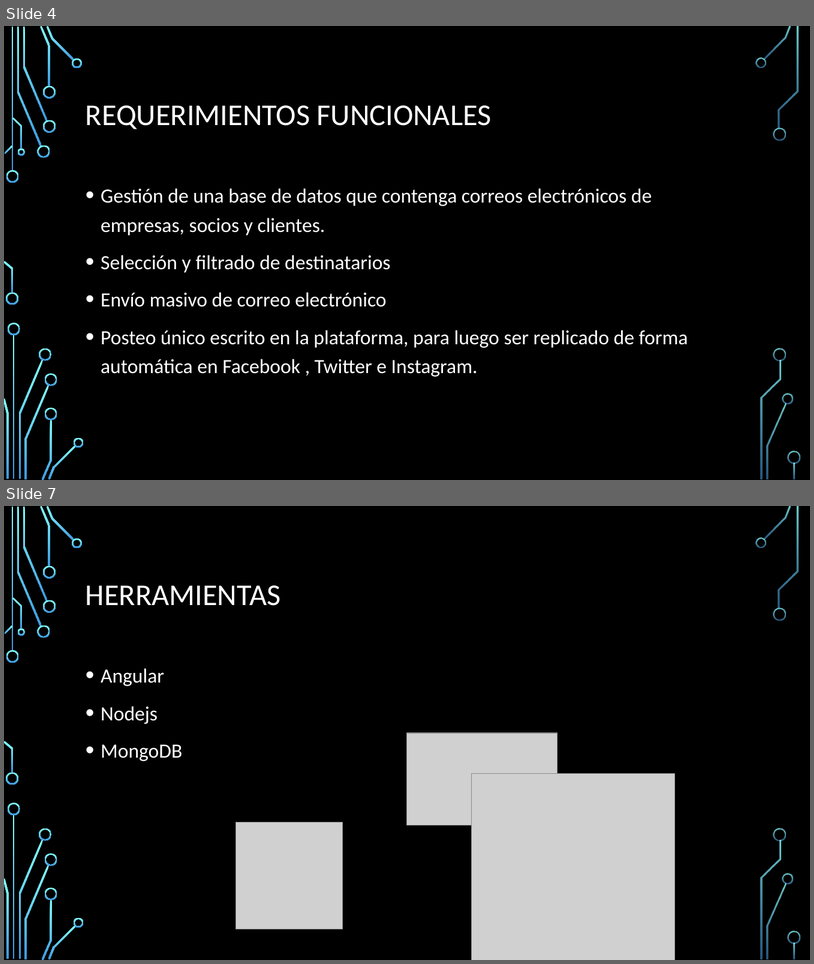
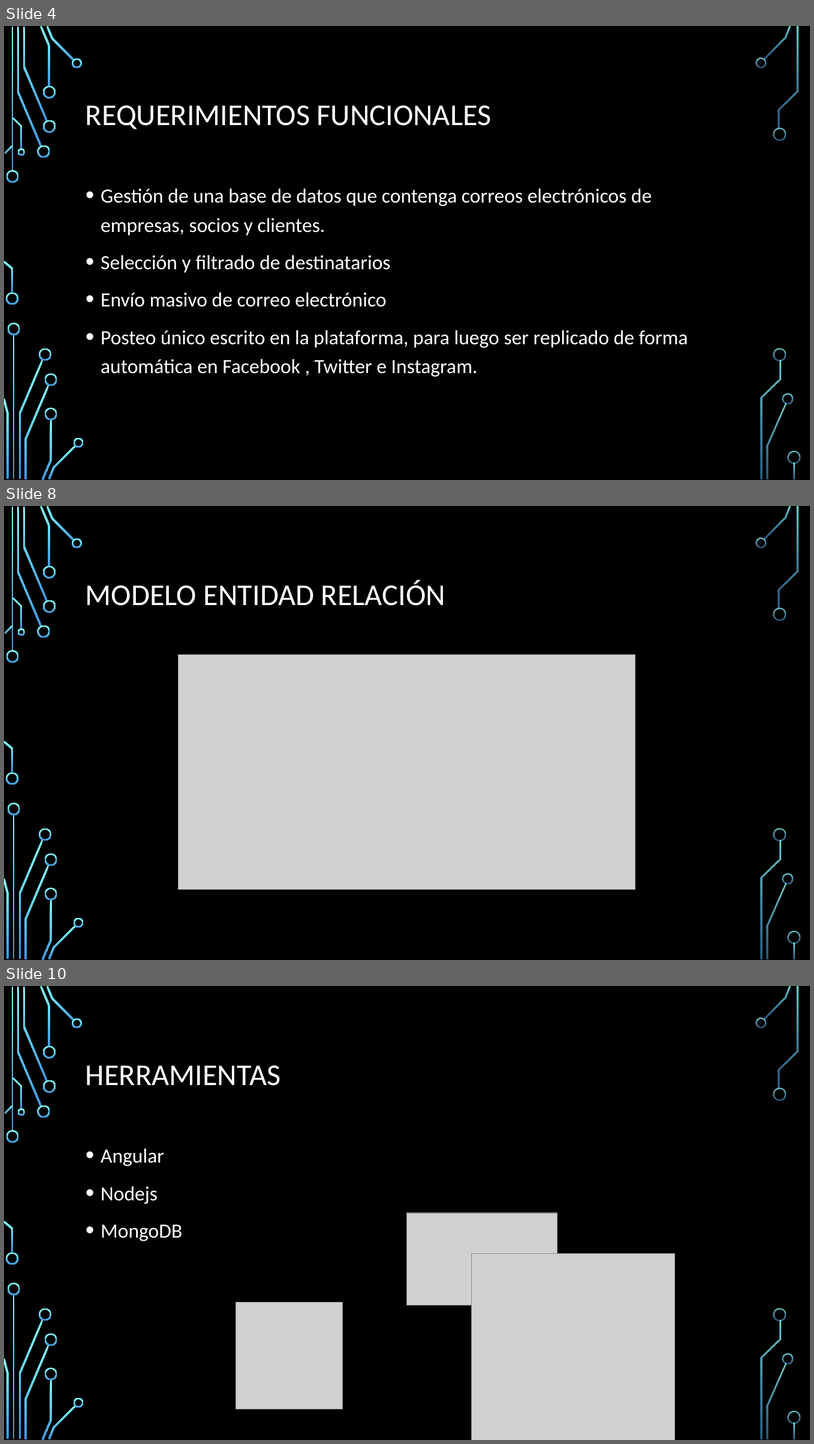
Before and after one commit to Adescafu/INFO264_Proyecto, a slide deck: presentacion.pptx. Shown one above the other, each under a label of ours: slides 4 and 7 before the commit, slides 4, 8 and 10 after it; the slides between them are not shown. The pictures are 814x964 and 814x1444 pixels, drawn with LibreOffice and Linux fonts; fonts in the diff are those of the drawing; grey boxes stand for pictures; background and template pictures are left out. Boxes give left, top, right and bottom in pixels: in the first picture for what was removed or moved away, otherwise in the second. Text is boxed around its words. In the diff, an @@ line names an element or a change of style, - is before the commit and + after.

```diff
--- a/presentacion.pptx
+++ b/presentacion.pptx
@@ slide 8 added at <box>4,506,810,960</box>, background picture (left out); not listed: 36 template elements that a slide beside it also shows @@
@@ title added at <box>86,580,446,606</box>, 36 pt, text #FFFFFF @@
+MODELO ENTIDAD RELACIÓN
@@ picture added at <box>178,655,636,889</box> @@
@@ what was slide 7 is now slide 10 @@
```
Also in this commit, not shown: 3 slides changed, 6 other slides added, 2 slides removed.
